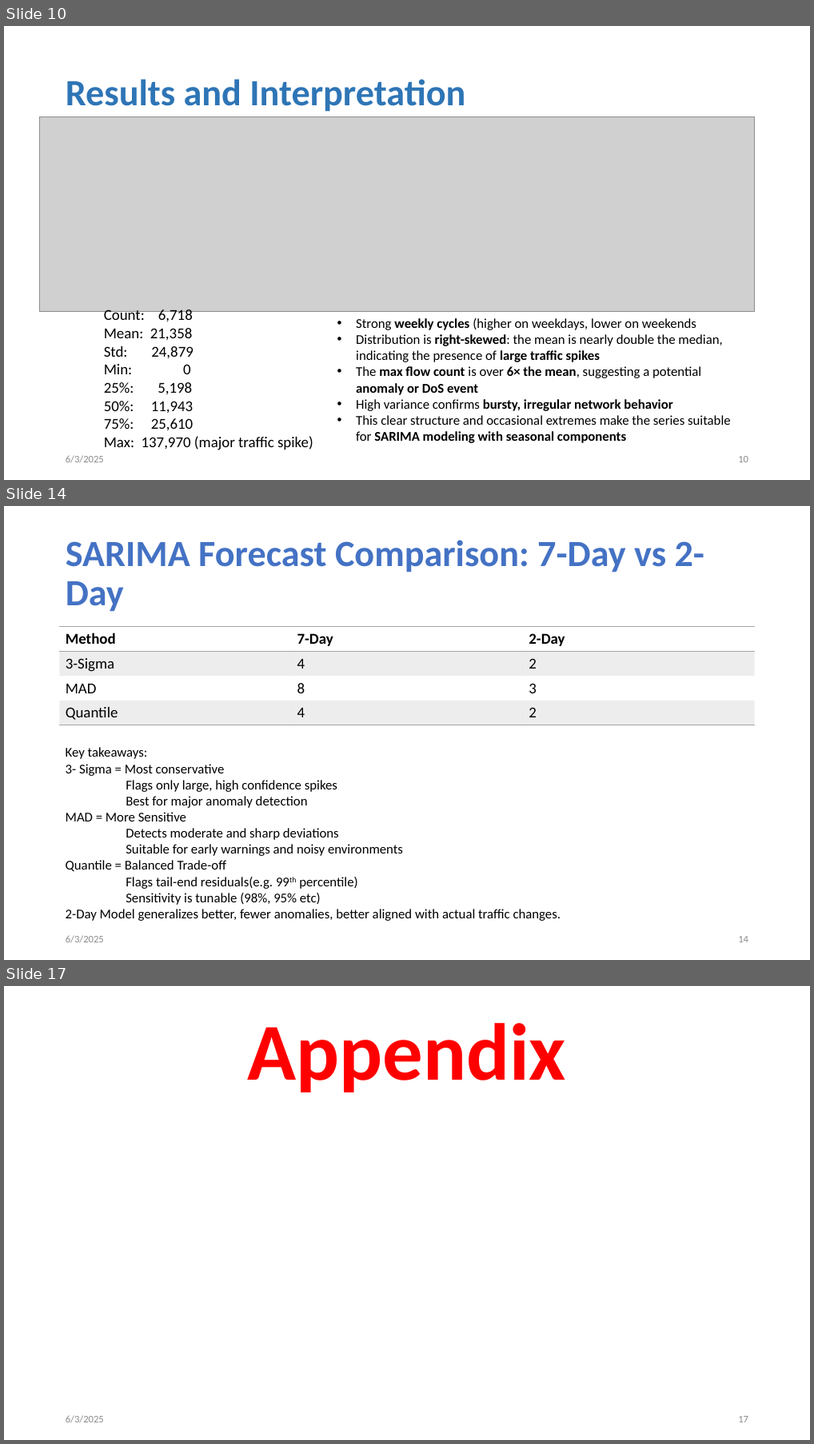
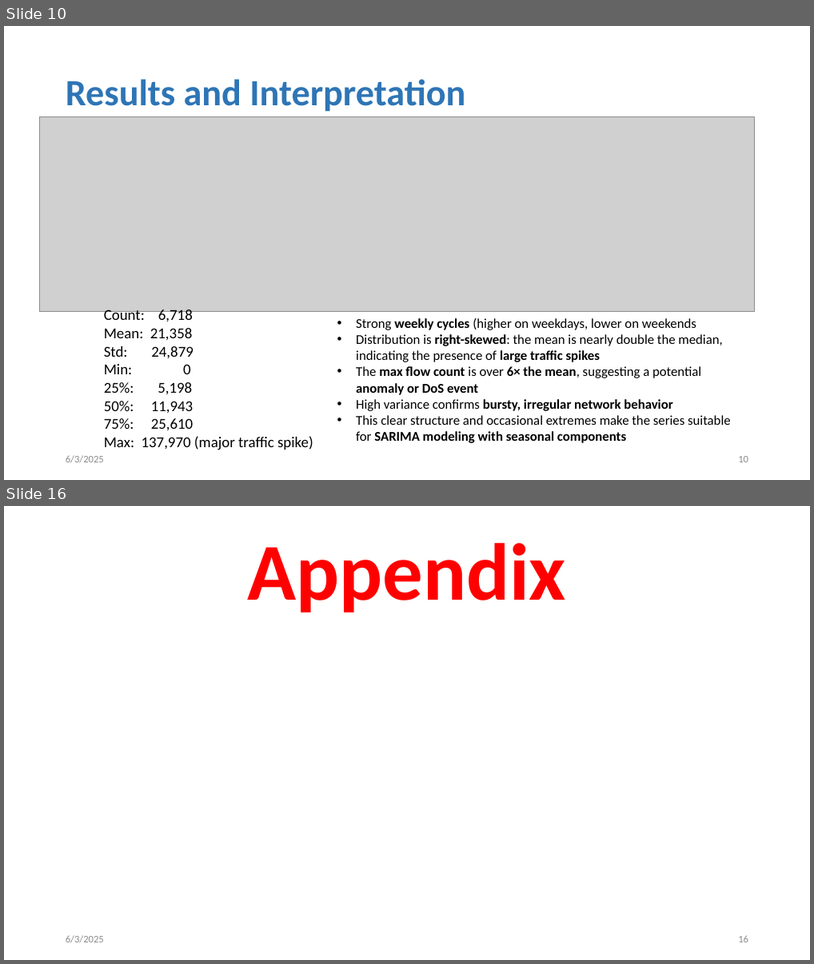
Before and after one commit to tanjilaahmed2/cesnet-anomaly-detection, a slide deck: LBNL Panel Interview_Tanjila.pptm. Shown one above the other, each under a label of ours: slides 10, 14 and 17 before the commit, slides 10 and 16 after it; the slides between them are not shown. The pictures are 814x1444 and 814x964 pixels, drawn with LibreOffice and Linux fonts; fonts in the diff are those of the drawing; grey boxes stand for pictures. Boxes give left, top, right and bottom in pixels: in the first picture for what was removed or moved away, otherwise in the second. Text is boxed around its words. In the diff, an @@ line names an element or a change of style, - is before the commit and + after.

```diff
--- a/LBNL Panel Interview_Tanjila.pptm
+++ b/LBNL Panel Interview_Tanjila.pptm
@@ slide 14 removed at [4,506,810,960], background #FFFFFF @@
@@ title removed at [66,540,706,612] @@
-SARIMA Forecast Comparison: 7-Day vs 2-Day
@@ table removed at [60,627,754,725], 4 rows, 3 columns @@
-Method | 7-Day | 2-Day
-3-Sigma | 4 | 2
-MAD | 8 | 3
-Quantile | 4 | 2
@@ text removed at [66,747,562,920] @@
-Key takeaways:
-3- Sigma = Most conservative
-Flags only large, high confidence spikes
-Best for major anomaly detection
-MAD = More Sensitive
-Detects moderate and sharp deviations
-Suitable for early warnings and noisy environments
-Quantile = Balanced Trade-off
-Flags tail-end residuals(e.g. 99th percentile)
-Sensitivity is tunable (98%, 95% etc)
-2-Day Model generalizes better, fewer anomalies, better aligned with actual traffic changes.
@@ text removed at [66,935,104,943] @@
-6/3/2025
@@ page number removed at [738,936,749,942] @@
-14
@@ what was slide 17 is now slide 16 @@
@@ page number at [738,935,749,942]: text changed @@
-17
+16
```
Also in this commit, not shown: 9 slides changed.
